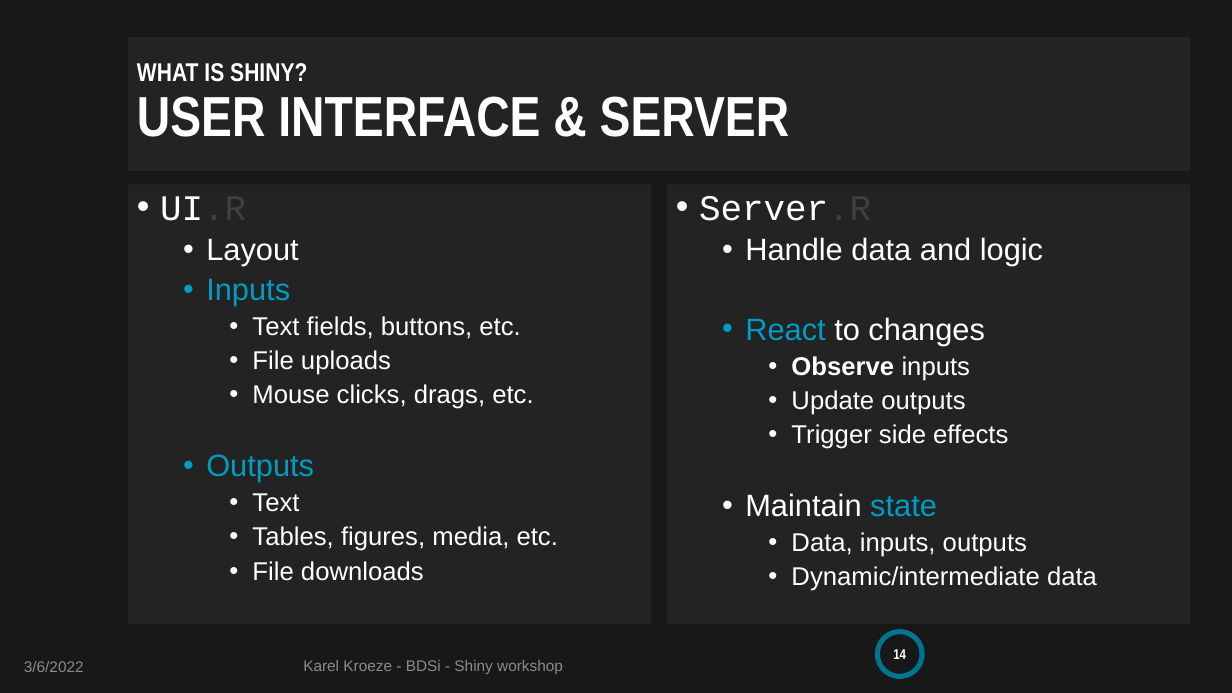
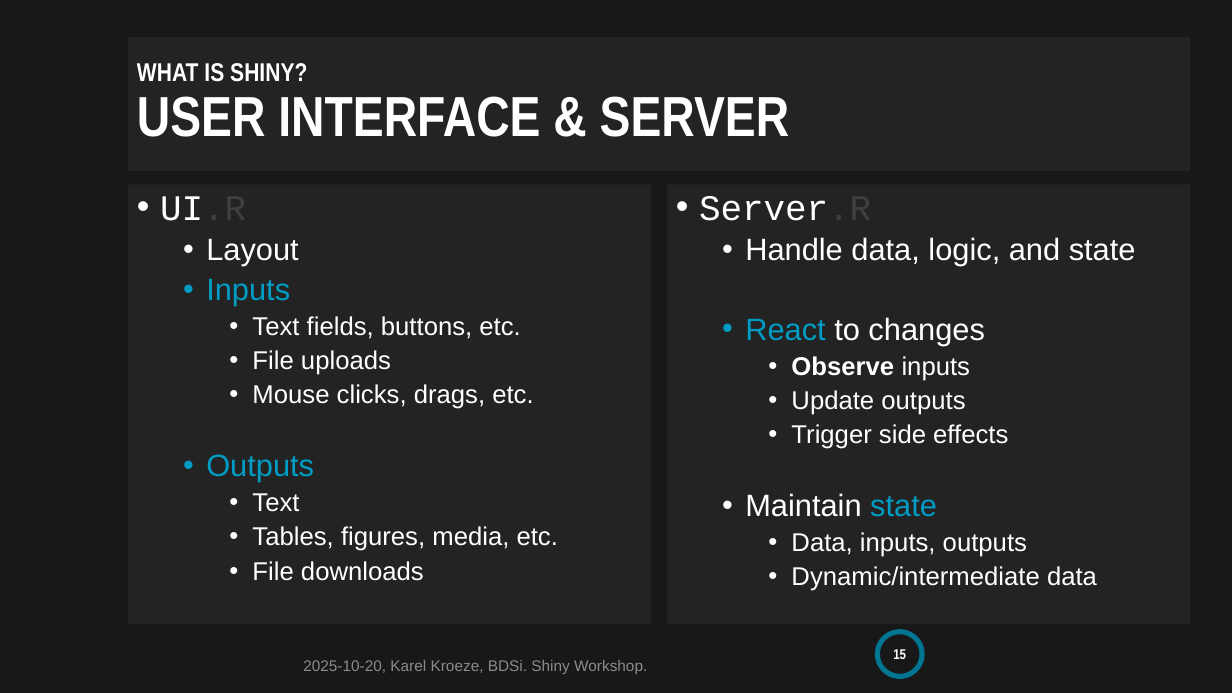
Before and after one commit to BDSI-Utwente/shiny-workshop, a slide deck: slide 15 of slides/shiny-workshop.pptx (slide 14 before the commit). Drawn at 1232x693 pixels with LibreOffice and Linux fonts; fonts in the diff are those of the drawing; background and template pictures are left out. Boxes give left, top, right and bottom in pixels: in the first picture for what was removed or moved away, otherwise in the second. Text is boxed around its words. In the diff, an @@ line names an element or a change of style, - is before the commit and + after.

```diff
--- a/slides/shiny-workshop.pptx
+++ b/slides/shiny-workshop.pptx
@@ text at box(745, 237, 1136, 266): text changed @@
-  • Handle data and logic
+  • Handle data, logic, and state
@@ page number at box(893, 649, 906, 659): text changed @@
-14
+15
@@ text removed at box(24, 661, 84, 672) @@
-3/6/2022
@@ text at box(303, 660, 647, 674): text changed @@
-Karel Kroeze - BDSi - Shiny workshop
+2025-10-20, Karel Kroeze, BDSi. Shiny Workshop.
```
Also in this commit, not shown: 18 other slides changed, 3 slides added.
